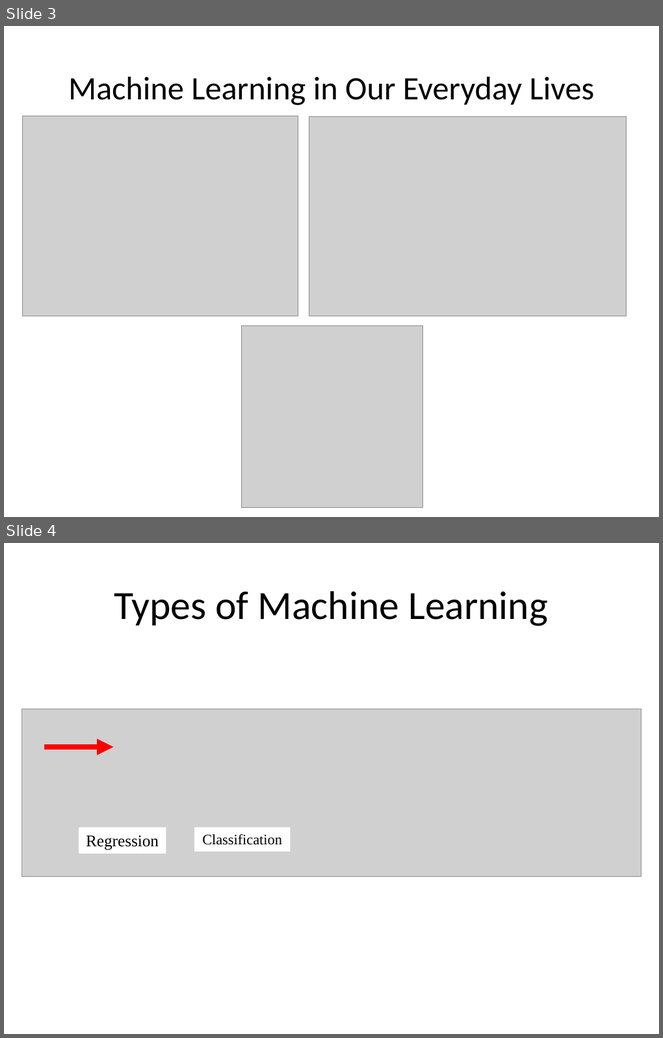
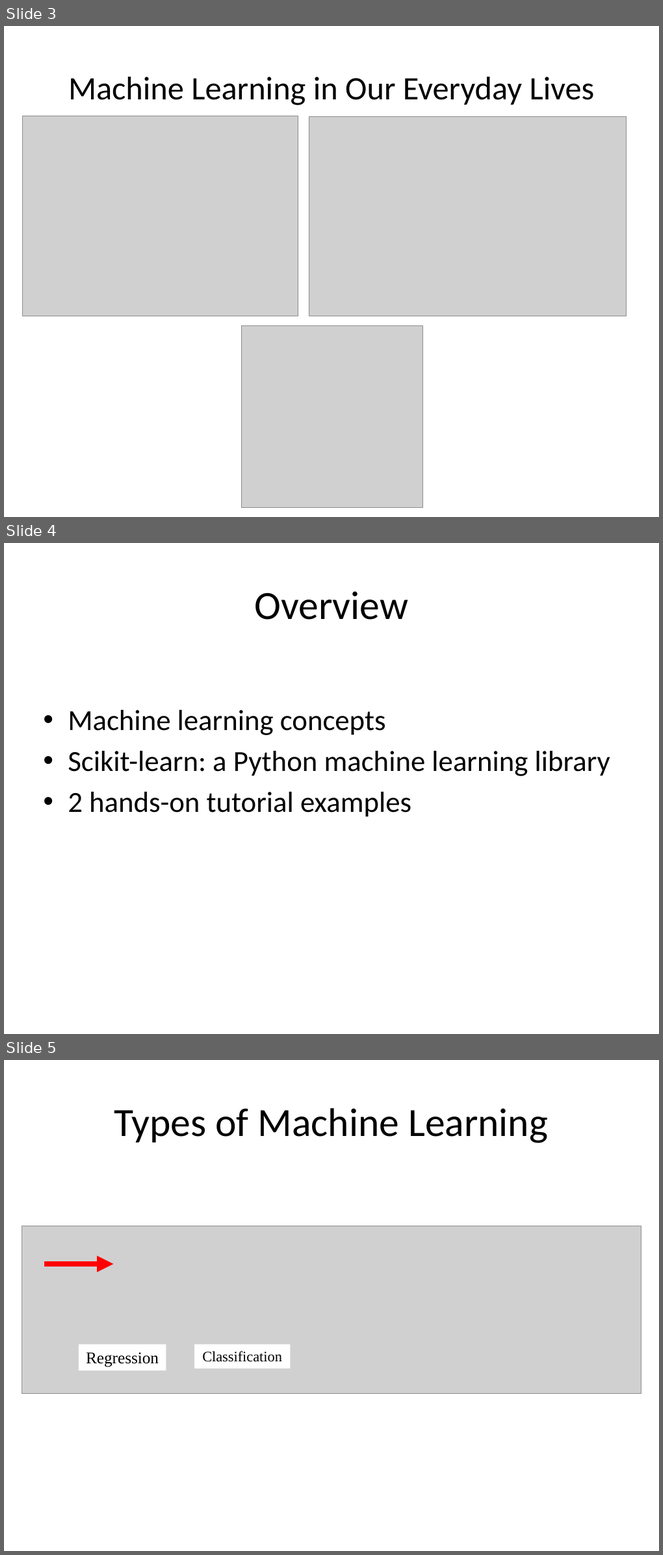
Before and after one commit to aloksharma1993/techfest-ml-tutorial, a slide deck: Techfest_ML.pptx. Shown one above the other, each under a label of ours: slides 3 and 4 before the commit, slides 3, 4 and 5 after it. The pictures are 663x1038 and 663x1555 pixels, drawn with LibreOffice and Linux fonts; fonts in the diff are those of the drawing; grey boxes stand for pictures. Boxes give left, top, right and bottom in pixels: in the first picture for what was removed or moved away, otherwise in the second. Text is boxed around its words. In the diff, an @@ line names an element or a change of style, - is before the commit and + after.

```diff
--- a/Techfest_ML.pptx
+++ b/Techfest_ML.pptx
@@ slide 4 added at <box>4,543,659,1034</box>, background #FFFFFF @@
@@ title added at <box>254,591,408,620</box>, 44 pt, text #000000 @@
+Overview
@@ text added at <box>68,710,610,817</box>, 32 pt, text #000000 @@
+• Machine learning concepts
+• Scikit-learn: a Python machine learning library
+• 2 hands-on tutorial examples
@@ what was slide 4 is now slide 5 @@
```
Also in this commit, not shown: 7 slides changed.
